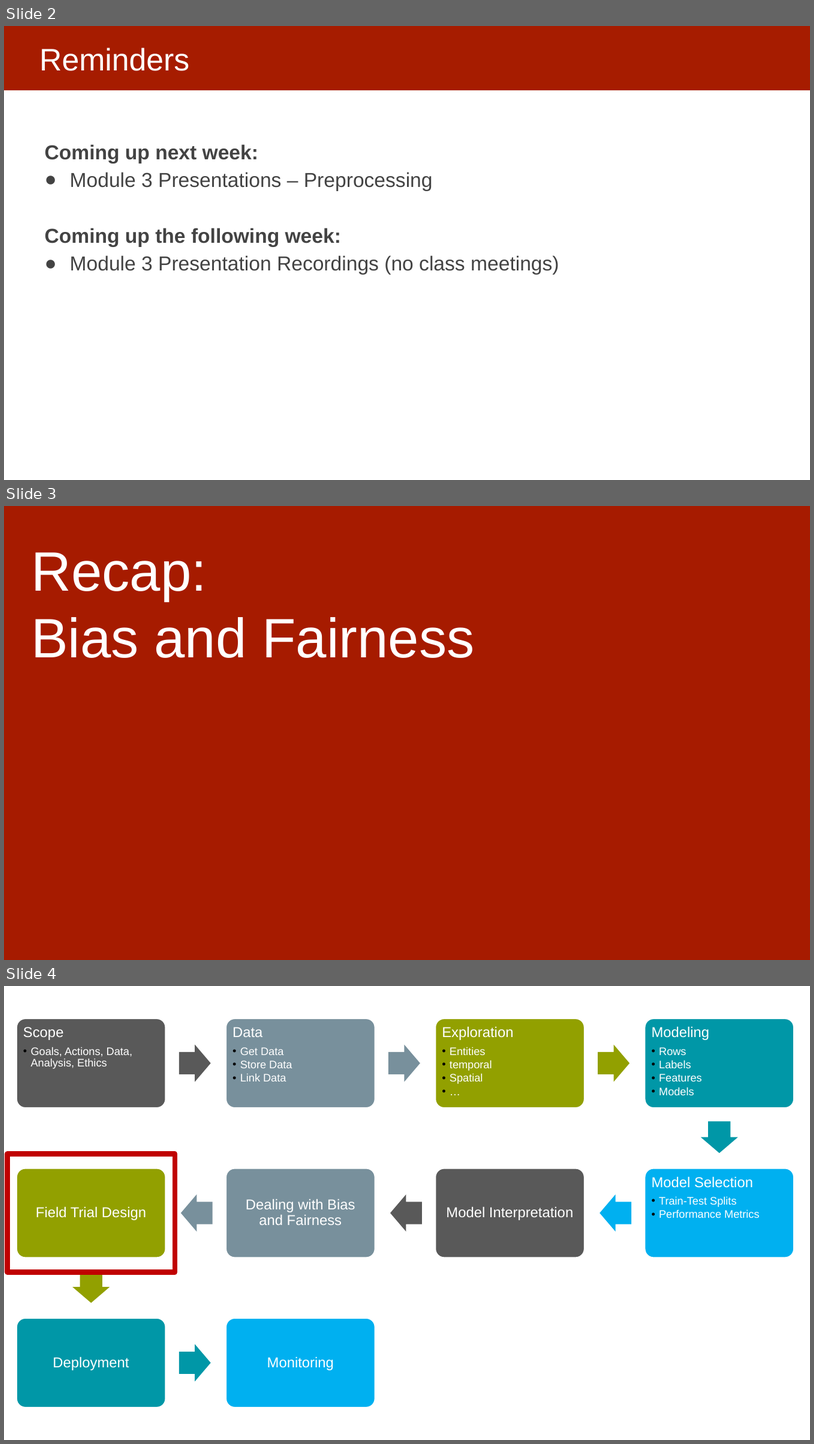
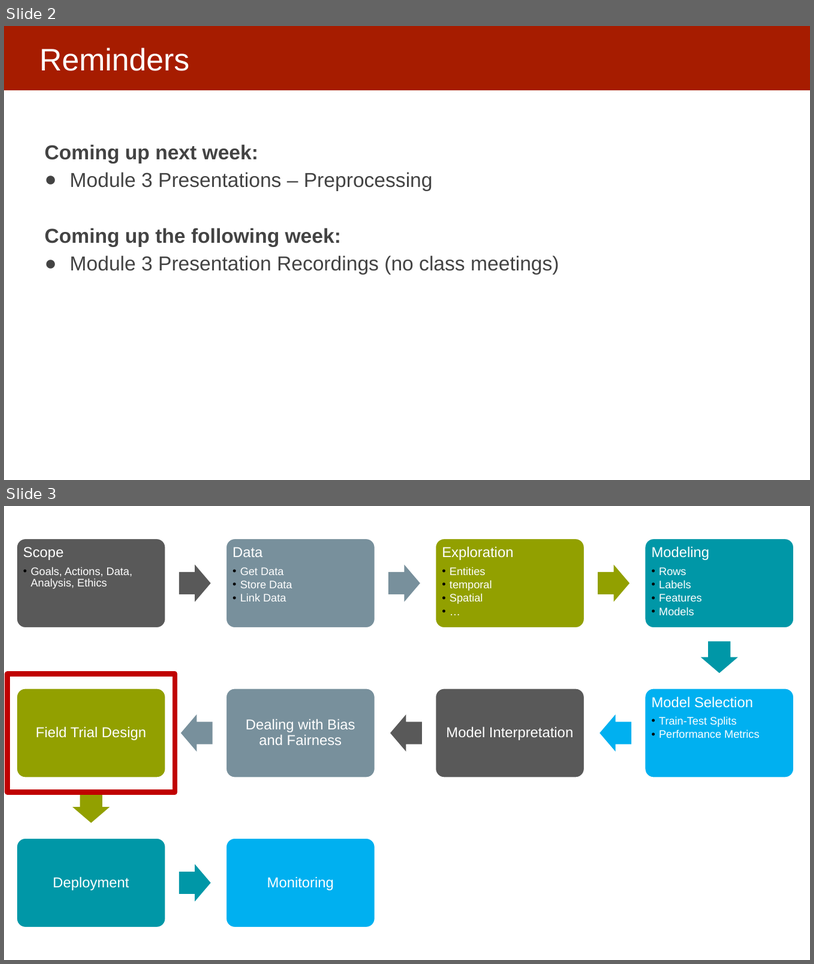
Before and after one commit to dssg/MLinPractice, a slide deck: Lectures/Lecture20-FieldValidation.pptx. Shown one above the other, each under a label of ours: slides 2, 3 and 4 before the commit, slides 2 and 3 after it. The pictures are 814x1444 and 814x964 pixels, drawn with LibreOffice and Linux fonts; fonts in the diff are those of the drawing. Boxes give left, top, right and bottom in pixels: in the first picture for what was removed or moved away, otherwise in the second. Text is boxed around its words. In the diff, an @@ line names an element or a change of style, - is before the commit and + after.

```diff
--- a/Lectures/Lecture20-FieldValidation.pptx
+++ b/Lectures/Lecture20-FieldValidation.pptx
@@ slide 3 removed at (x1=4, y1=506, x2=810, y2=960), background #FFFFFF @@
@@ rectangle removed at (x1=4, y1=506, x2=810, y2=960) @@
@@ text removed at (x1=31, y1=552, x2=474, y2=658) @@
-Recap:
-Bias and Fairness
@@ what was slide 4 is now slide 3 @@
```
Also in this commit, not shown: 1 slide changed, 1 other file.
